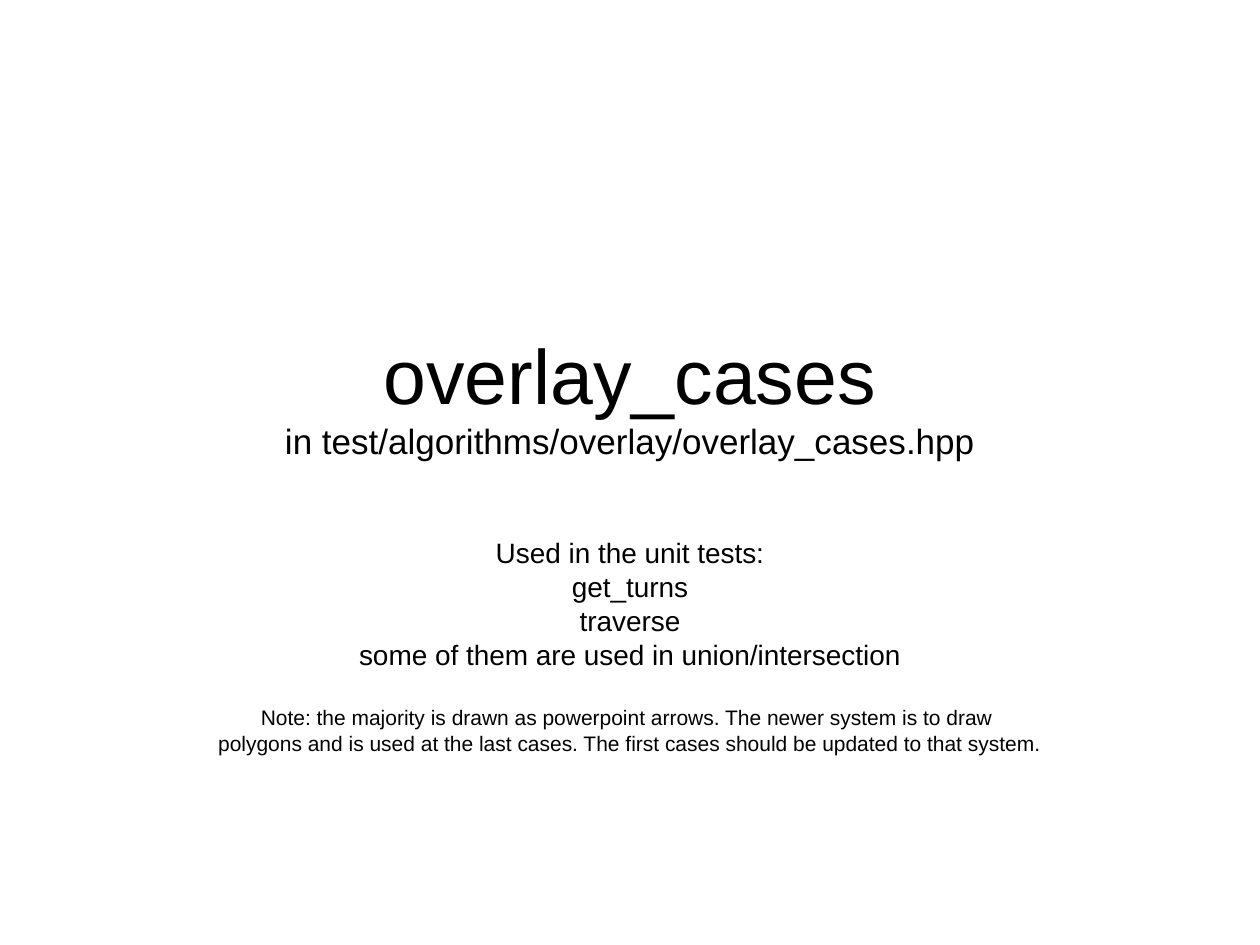
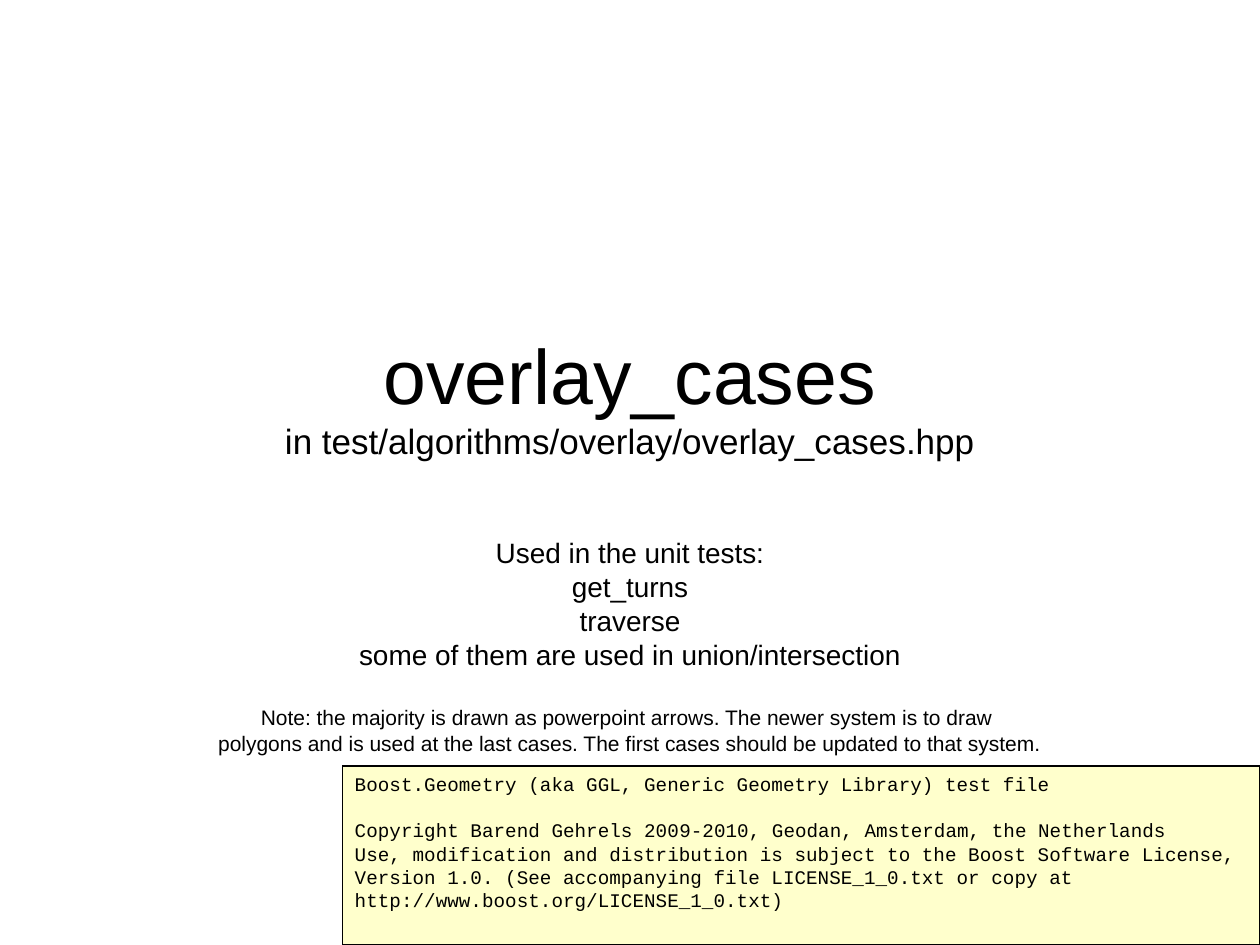
Before and after one commit to boostorg/geometry, a slide deck: slide 1 of doc/testcases/overlay_cases.ppt. Drawn at 1260x945 pixels with LibreOffice and Linux fonts; fonts in the diff are those of the drawing. Boxes give left, top, right and bottom in pixels: in the first picture for what was removed or moved away, otherwise in the second. Text is boxed around its words. In the diff, an @@ line names an element or a change of style, - is before the commit and + after.

```diff
--- a/doc/testcases/overlay_cases.ppt
+++ b/doc/testcases/overlay_cases.ppt
@@ rectangle added at bbox=[343, 766, 1260, 945], fill #FFFFCC, outline #000000 0.74 pt, 11 pt, text #000000 @@
+Boost.Geometry (aka GGL, Generic Geometry Library) test file
+Copyright Barend Gehrels 2009-2010, Geodan, Amsterdam, the Netherlands
+Use, modification and distribution is subject to the Boost Software License,
+Version 1.0. (See accompanying file LICENSE_1_0.txt or copy at
+http://www.boost.org/LICENSE_1_0.txt)
```
Also in this commit, not shown: 1 other slide changed, 6 slides added, 5 other files.
